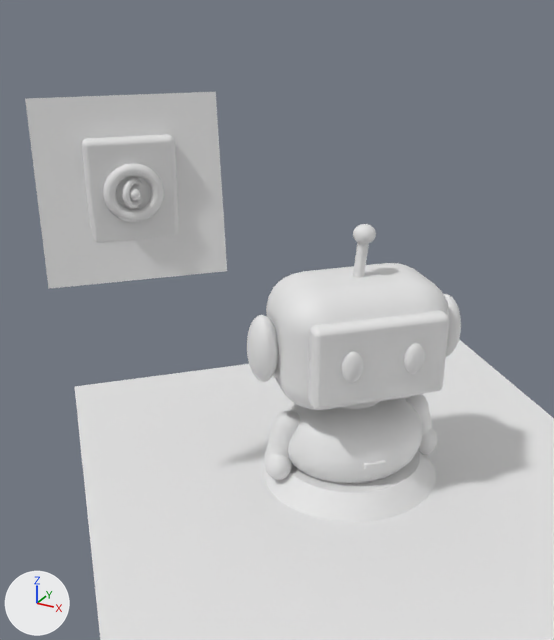
Renders of the glTF model assets/actor.ai-agents.glb from each side of a commit.
Before and after are seen from a 50 mm camera at (1.3, -3.16, 2.51) aimed at (-0.34, -0.18, 1.02). The axes (+X, +Y, +Z) are drawn at lower left. The lights are the same throughout. The older version comes first. Materials are left out; every surface is plain grey. Where no turn or scale is listed for an object, it has been applied to the vertices. Vertices at exactly the same position are counted once.
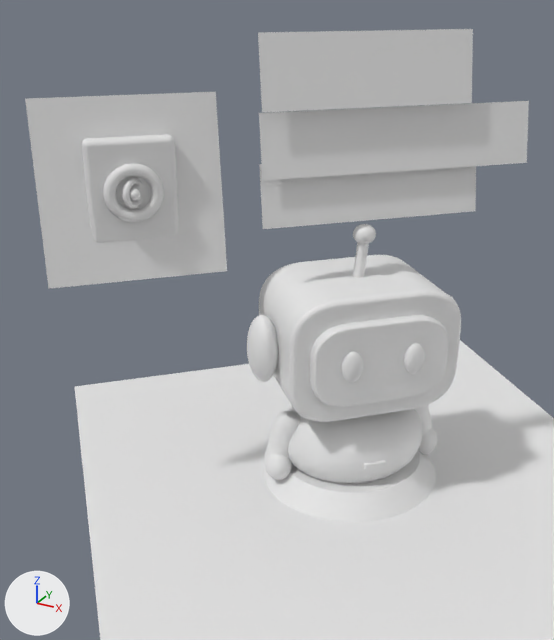
What differs and where, as boxes (x1, y1, x2, y2) in the pictures (554 x 640 px):
'annotation.001', added
    after: (259, 101, 529, 181)
'annotation', added
    after: (258, 29, 473, 112)
'Mesh_8', reshaped (10% wider, 14% taller)
    before: (266, 263, 449, 410)
    after: (259, 255, 461, 422)
'annotation.002', added
    after: (259, 164, 476, 229)
'Mesh_29', moved
    before: (130, 189, 140, 201)
    after: (82, 134, 178, 243)

Diff of the bpy script that builds the scene:
```diff
--- a/assets/actor.ai-agents.glb.py
+++ b/assets/actor.ai-agents.glb.py
@@ me_mesh_8 @@
 # used by ob_mesh_8; location = (0.0, 0.0, 0.94)
-me_mesh_8.from_pydata(...)  # 296 vertices, 588 faces; spans x -0.413..0.413, y -0.413..0.413, z -0.304..0.304
+me_mesh_8.from_pydata(...)  # 840 vertices, 1676 faces; spans x -0.482..0.482, y -0.482..0.482, z -0.304..0.304
+# me_mesh_8 part 1: 296 vertices removed from x -0.413..0.413, y -0.413..0.413, z -0.304..0.304; 840 vertices added at x -0.482..0.482, y -0.482..0.482, z -0.304..0.304
@@ me_mesh_28_1 @@
+me_mesh_28_1.from_pydata(...)  # 4 vertices, 2 faces; spans x -0.385..0.385, y -0.385..0.385, z -0.138..0.138
@@ me_mesh_27_1 @@
+me_mesh_27_1.from_pydata([(-0.471, -0.438, 0.138), (0.438, 0.471, 0.138), (-0.438, -0.471, -0.138), (0.471, 0.438, -0.138)], [], [(0, 2, 1), (2, 3, 1)])
@@ me_mesh_26_1 @@
+me_mesh_26_1.from_pydata(...)  # 4 vertices, 2 faces; spans x -0.359..0.359, y -0.359..0.359, z -0.153..0.153
@@ ob_mesh_29 @@
 ob_mesh_29 = bpy.data.objects.new('Mesh_29', me_mesh_29)
-ob_mesh_29.location = (-0.79, -0.624, 1.675)
+ob_mesh_29.location = (-0.849, -0.566, 1.675)
@@ ob_annotation_002 @@
+ob_annotation_002 = bpy.data.objects.new('annotation.002', me_mesh_28_1)
+ob_annotation_002.location = (0.036, 0.036, 1.655)
@@ ob_annotation_001 @@
+ob_annotation_001 = bpy.data.objects.new('annotation.001', me_mesh_27_1)
+ob_annotation_001.location = (0.122, 0.122, 1.87)
@@ ob_annotation @@
+ob_annotation = bpy.data.objects.new('annotation', me_mesh_26_1)
+ob_annotation.location = (0.009, 0.009, 2.17)
```
